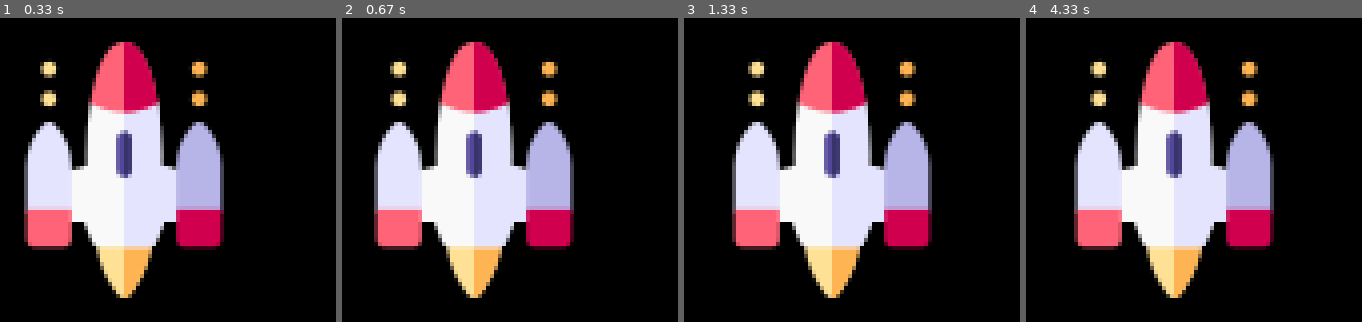
Above: before the commit, frames 1-4 (left to right).
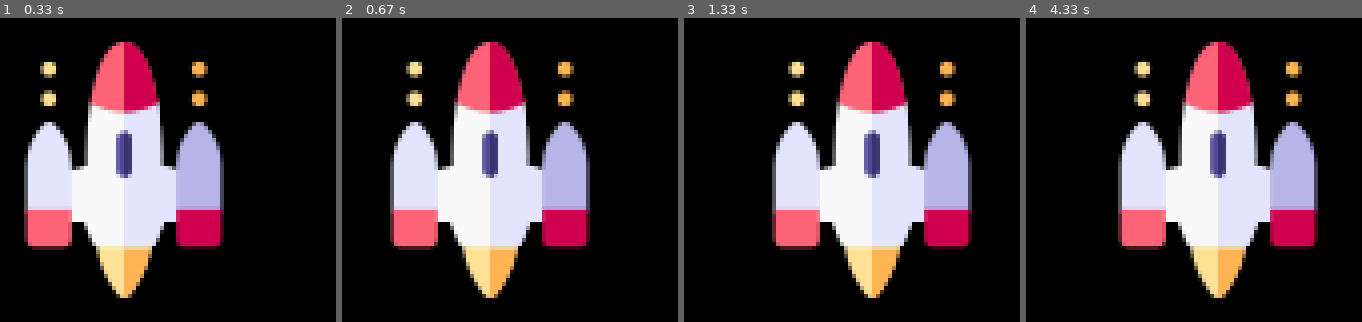
Above: after the commit, the same moments.

Repository: mirmisbahali/pygame-course
Game: pygame game, started from main.py
Two runs of this game, one before a commit and one after it. Both use one fixed random seed, a clock stepped at 60 frames per second and the inputs below.
Inputs:
- Up to frame 1 (0.33 s): no input
- Up to frame 2 (0.67 s): hold Right from 0.33 s (still down)
- Up to frame 3 (1.33 s): release Right at 0.8 s; hold Right 0.83-1.3 s
- Up to frame 4 (4.33 s): hold Left 1.33-1.87 s; hold Left 1.9-2.3 s; hold Right 2.33-2.97 s; hold Left 3-3.47 s; hold Right 3.5-3.97 s; hold Right from 4 s (still down)

Frame 1 is identical in both runs. In frame 2, 21% of the frame differs, in the area x 9-74%, y 7-93%; in frame 3, 34%; in frame 4, 35%, in the area x 14-87%, y 7-93%.

Commit message:
created boundaries

Diff:
--- a/main.py
+++ b/main.py
@@ -29,15 +29,17 @@
             running = False
 
         if event.type == pygame.KEYDOWN:
-            print("A Key is pressed")
             if event.key == pygame.K_LEFT:
-                playerX_change = -0.1
+                playerX_change = -0.3
             if event.key == pygame.K_RIGHT:
-                playerX_change = 0.1
-
+                playerX_change = 0.3
         if event.type == pygame.KEYUP:
             if event.key == pygame.K_LEFT or event.key == pygame.K_RIGHT:
-                print("Keystroke has been released")
+                playerX_change = 0
     playerX += playerX_change
+    if playerX <= 0:
+        playerX = 0
+    elif playerX >= 736:
+        playerX = 736
     player(playerX, playerY)
     pygame.display.update()
